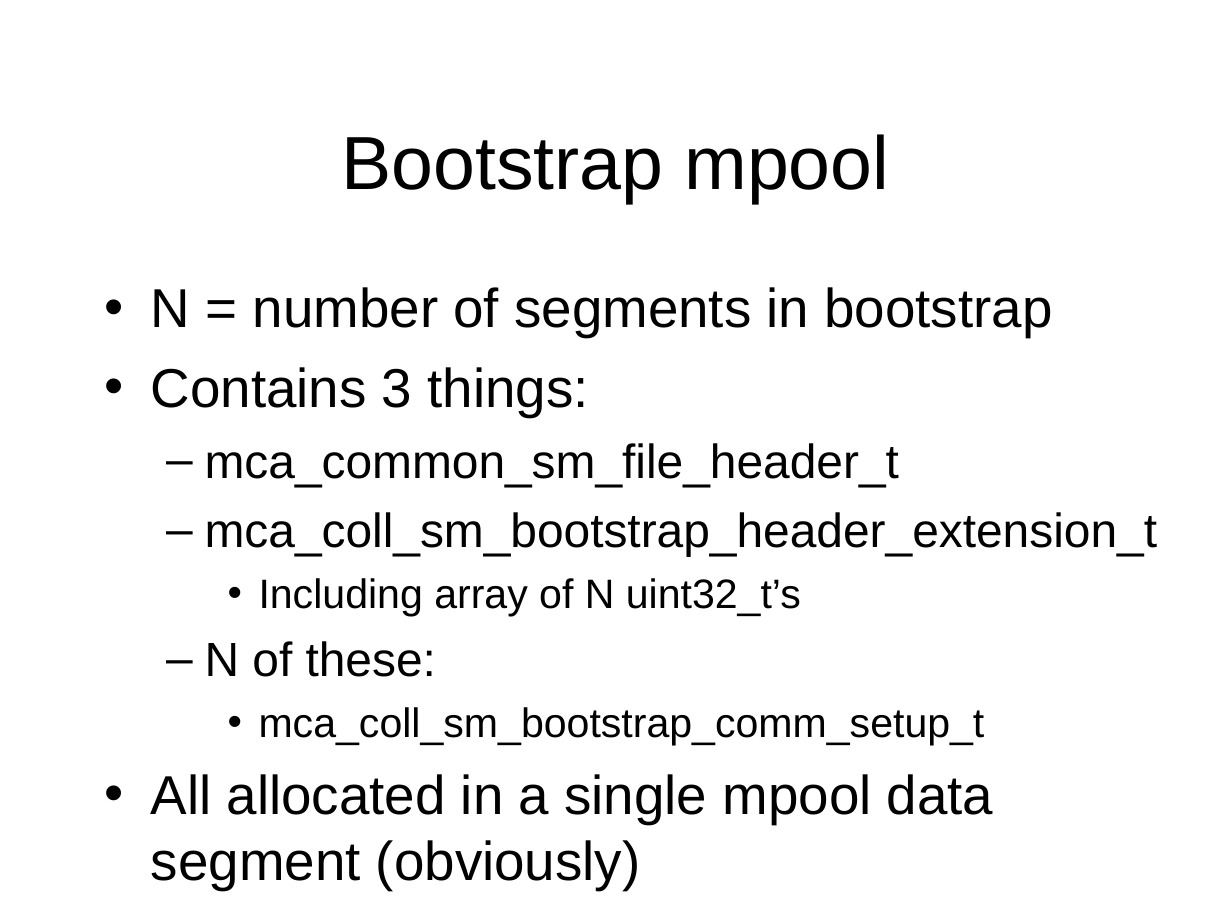
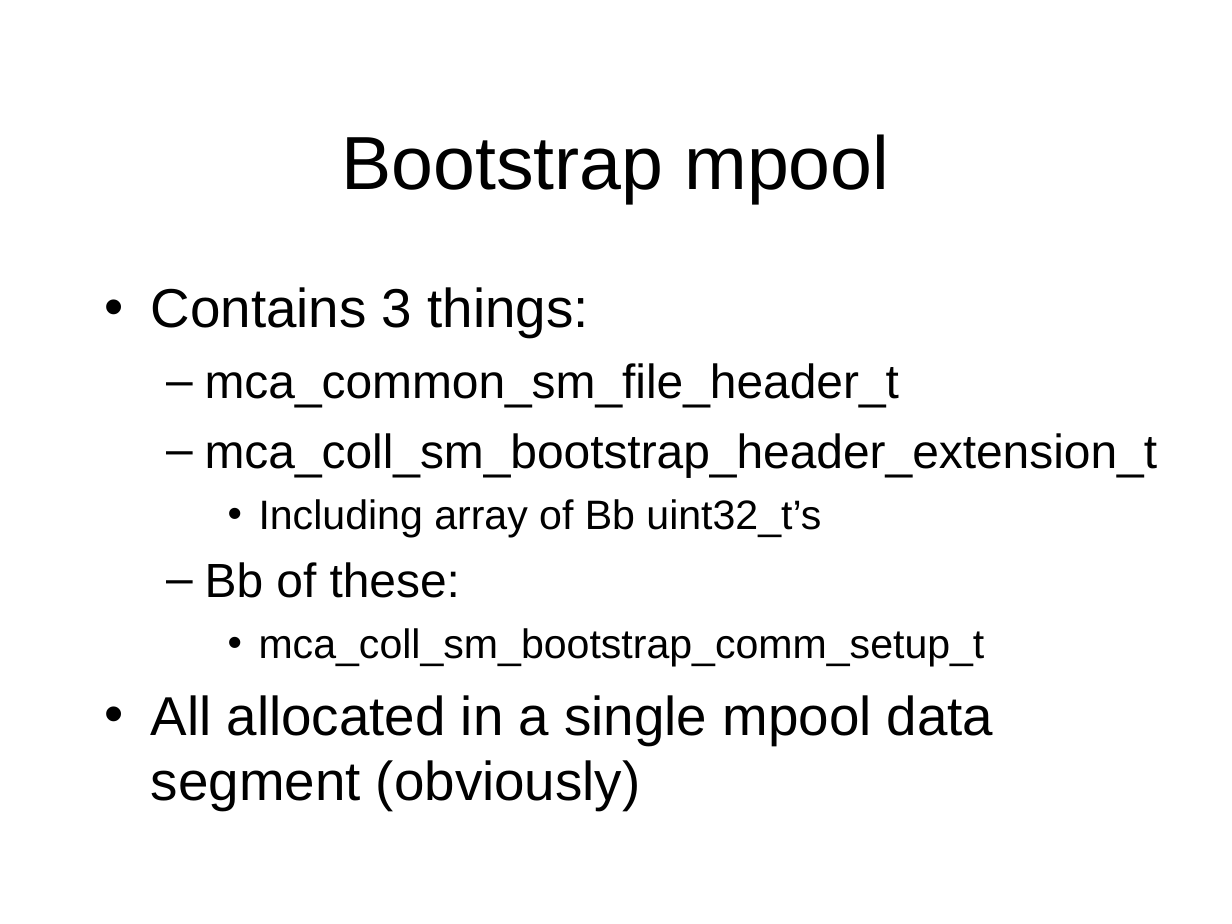
Before and after one commit to open-mpi/ompi, a slide deck: slide 3 of ompi/mca/coll/sm/memory-layout.ppt (slide 2 before the commit). Drawn at 1232x924 pixels with LibreOffice and Linux fonts; fonts in the diff are those of the drawing. Boxes give left, top, right and bottom in pixels: in the first picture for what was removed or moved away, otherwise in the second. Text is boxed around its words. In the diff, an @@ line names an element or a change of style, - is before the commit and + after.

```diff
--- a/ompi/mca/coll/sm/memory-layout.ppt
+++ b/ompi/mca/coll/sm/memory-layout.ppt
@@ text at bbox=[151, 287, 1052, 337]: paragraph removed @@
-• N = number of segments in bootstrap
@@ text at bbox=[205, 499, 821, 598]: text changed @@
-    • Including array of N uint32_t’s
-  – N of these:
+    • Including array of Bb uint32_t’s
+  – Bb of these:
```
Also in this commit, not shown: 5 other slides changed, 1 slide added, 1 slide removed.
